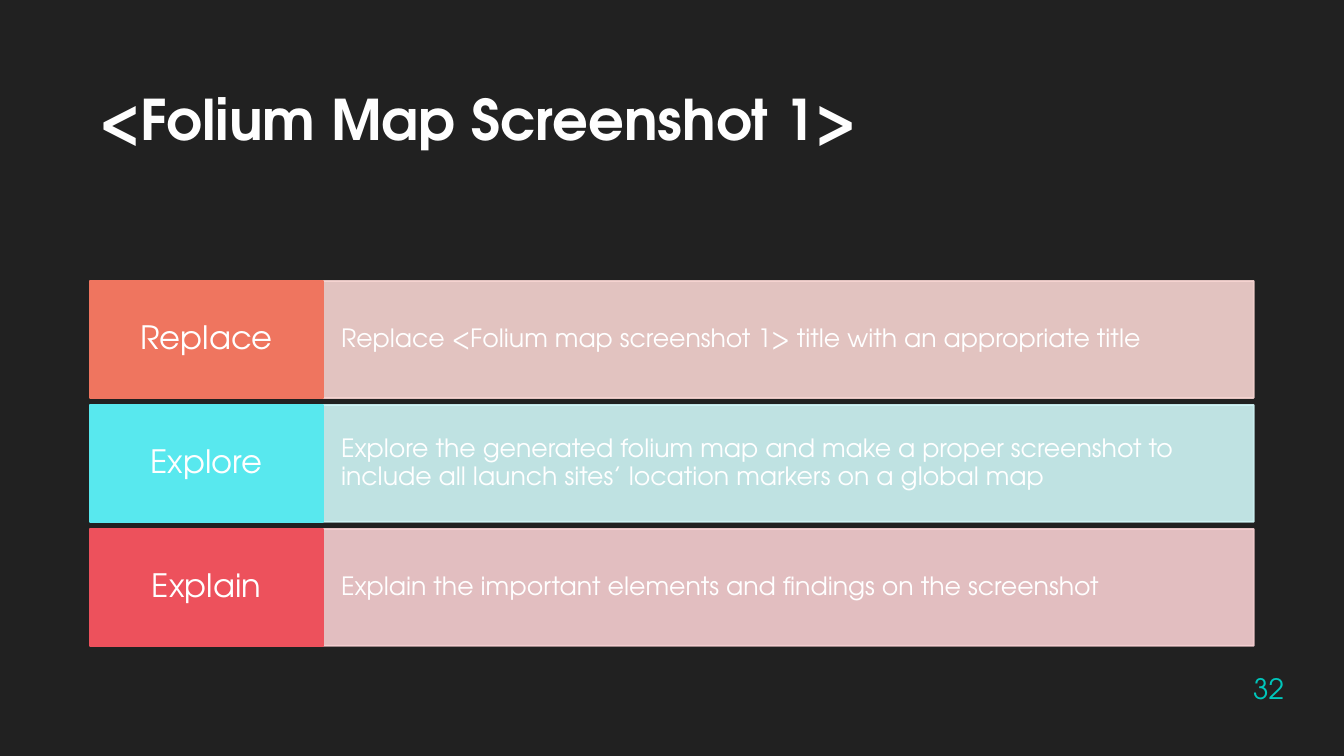
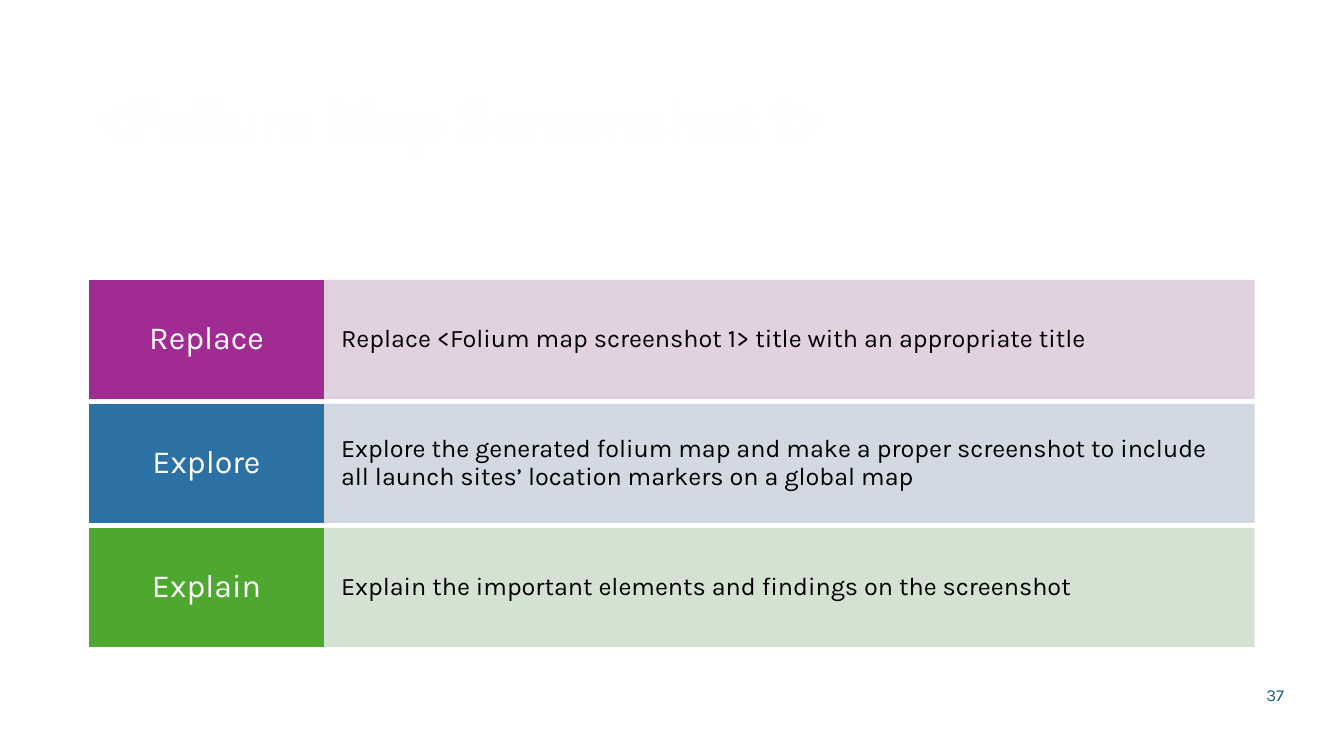
Before and after one commit to ObD-lance/data-science-capstone, a slide deck: slide 37 of LancePeterson-ds-capstone-slides.pptx (slide 32 before the commit). Drawn at 1344x756 pixels with LibreOffice and Linux fonts; fonts in the diff are those of the drawing; background and template pictures are left out. Boxes give left, top, right and bottom in pixels: in the first picture for what was removed or moved away, otherwise in the second. Text is boxed around its words. In the diff, an @@ line names an element or a change of style, - is before the commit and + after.

```diff
--- a/LancePeterson-ds-capstone-slides.pptx
+++ b/LancePeterson-ds-capstone-slides.pptx
@@ background #212121 to picture (left out) @@
@@ rectangle at (x1=91, y1=281, x2=324, y2=398): fill #EF755F to #A02B93; outline #EF755F 1.25 pt to #A02B93 1.5 pt @@
@@ rectangle at (x1=323, y1=281, x2=1253, y2=398): fill #F9D6D2 at 90% opacity to #DFCDDC at 90% opacity; outline #F9D6D2 1.25 pt to #DFCDDC 1.5 pt @@
@@ rectangle at (x1=91, y1=405, x2=324, y2=522): fill #58E8EE to #2C71A4; outline #58E8EE 1.25 pt to #2C71A4 1.5 pt @@
@@ rectangle at (x1=323, y1=405, x2=1253, y2=522): fill #D1F7F8 at 90% opacity to #CDD6E0 at 90% opacity; outline #D1F7F8 1.25 pt to #CDD6E0 1.5 pt @@
@@ font TeX Gyre Adventor to Karla in 4 elements at (x1=90, y1=49, x2=1255, y2=156), (x1=149, y1=327, x2=264, y2=357), (x1=152, y1=451, x2=260, y2=481), (x1=152, y1=575, x2=261, y2=605) @@
@@ rectangle at (x1=91, y1=529, x2=324, y2=646): fill #ED515C to #4EA72E; outline #ED515C 1.25 pt to #4EA72E 1.5 pt @@
@@ font TeX Gyre Adventor to Karla, text colour #FFFFFF to #000000 in 3 elements at (x1=341, y1=329, x2=1085, y2=353), (x1=341, y1=439, x2=1206, y2=491), (x1=341, y1=577, x2=1071, y2=601) @@
@@ rectangle at (x1=323, y1=529, x2=1253, y2=646): fill #F8D0D2 at 90% opacity to #D0E1CD at 90% opacity; outline #F8D0D2 1.25 pt to #D0E1CD 1.5 pt @@
@@ page number at (x1=1266, y1=690, x2=1284, y2=701): text changed; size 20 to 12 pt; font TeX Gyre Adventor to Karla; text colour #00C6BB to #156082 @@
-32
+37
```
Also in this commit, not shown: 37 other slides changed, 8 slides added, 3 slides removed, 3 other files.
